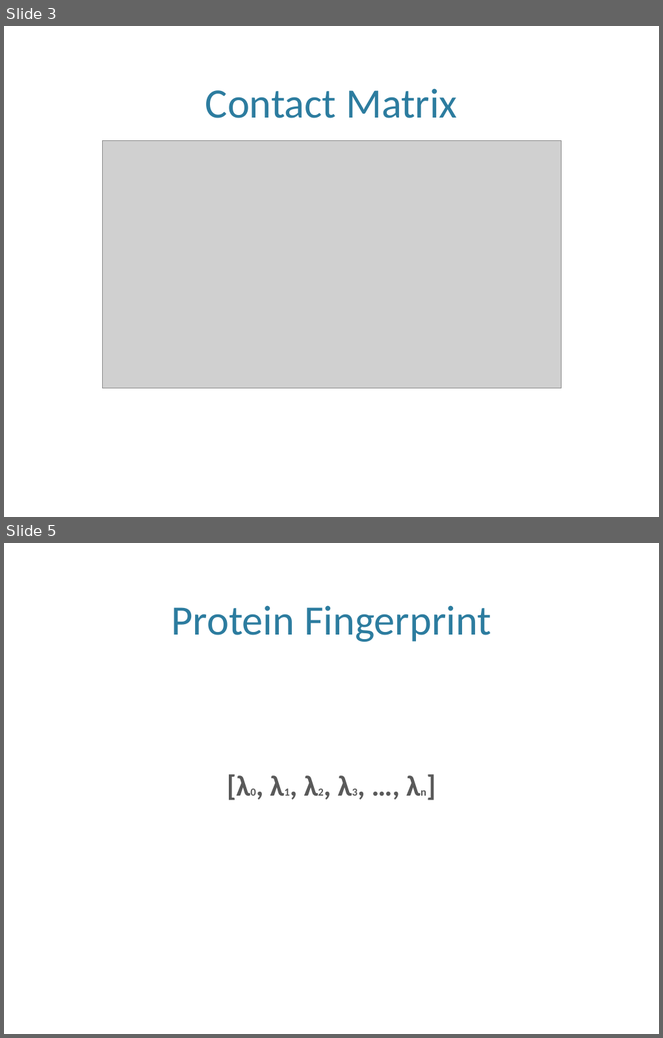
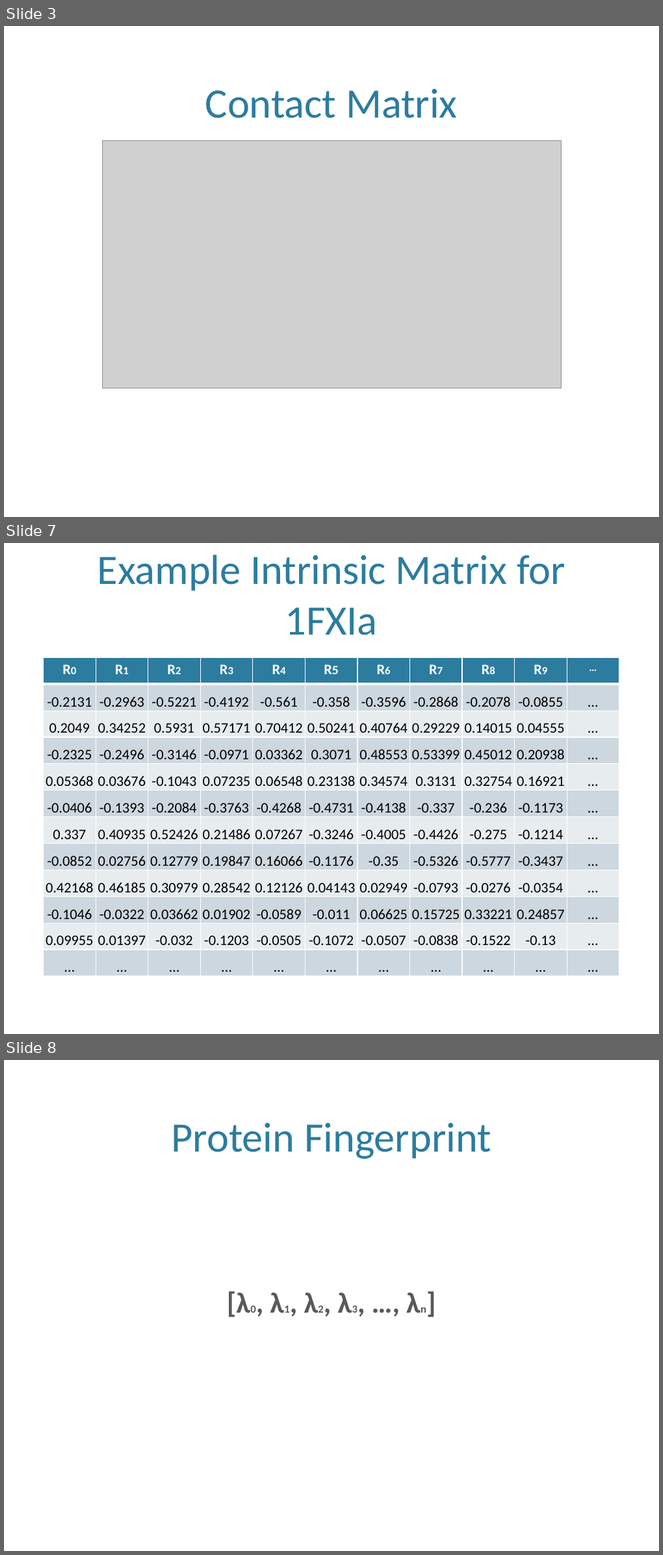
Before and after one commit to azampagl/compbio-protein-structure, a slide deck: docs/eigas/eigas.pptx. Shown one above the other, each under a label of ours: slides 3 and 5 before the commit, slides 3, 7 and 8 after it; the slides between them are not shown. The pictures are 663x1038 and 663x1555 pixels, drawn with LibreOffice and Linux fonts; fonts in the diff are those of the drawing; grey boxes stand for pictures; background and template pictures are left out. Boxes give left, top, right and bottom in pixels: in the first picture for what was removed or moved away, otherwise in the second. Text is boxed around its words. In the diff, an @@ line names an element or a change of style, - is before the commit and + after.

```diff
--- a/docs/eigas/eigas.pptx
+++ b/docs/eigas/eigas.pptx
@@ slide 7 added at [4,543,659,1034], background picture (left out) @@
@@ title added at [98,555,566,635], 46 pt, text #2C7C9F @@
+Example Intrinsic Matrix for 1FXIa
@@ table added at [43,657,620,977], 12 rows, 11 columns @@
+R0 | R1 | R2 | R3 | R4 | R5 | R6 | R7 | R8 | R9 | …
+-0.2131 | -0.2963 | -0.5221 | -0.4192 | -0.561 | -0.358 | -0.3596 | -0.2868 | -0.2078 | -0.0855 | …
+0.2049 | 0.34252 | 0.5931 | 0.57171 | 0.70412 | 0.50241 | 0.40764 | 0.29229 | 0.14015 | 0.04555 | …
+-0.2325 | -0.2496 | -0.3146 | -0.0971 | 0.03362 | 0.3071 | 0.48553 | 0.53399 | 0.45012 | 0.20938 | …
+0.05368 | 0.03676 | -0.1043 | 0.07235 | 0.06548 | 0.23138 | 0.34574 | 0.3131 | 0.32754 | 0.16921 | …
+-0.0406 | -0.1393 | -0.2084 | -0.3763 | -0.4268 | -0.4731 | -0.4138 | -0.337 | -0.236 | -0.1173 | …
+0.337 | 0.40935 | 0.52426 | 0.21486 | 0.07267 | -0.3246 | -0.4005 | -0.4426 | -0.275 | -0.1214 | …
+-0.0852 | 0.02756 | 0.12779 | 0.19847 | 0.16066 | -0.1176 | -0.35 | -0.5326 | -0.5777 | -0.3437 | …
+0.42168 | 0.46185 | 0.30979 | 0.28542 | 0.12126 | 0.04143 | 0.02949 | -0.0793 | -0.0276 | -0.0354 | …
+-0.1046 | -0.0322 | 0.03662 | 0.01902 | -0.0589 | -0.011 | 0.06625 | 0.15725 | 0.33221 | 0.24857 | …
+0.09955 | 0.01397 | -0.032 | -0.1203 | -0.0505 | -0.1072 | -0.0507 | -0.0838 | -0.1522 | -0.13 | …
+… | … | … | … | … | … | … | … | … | … | …
@@ what was slide 5 is now slide 8 @@
```
Also in this commit, not shown: 3 slides changed, 4 other slides added, 4 other files.
